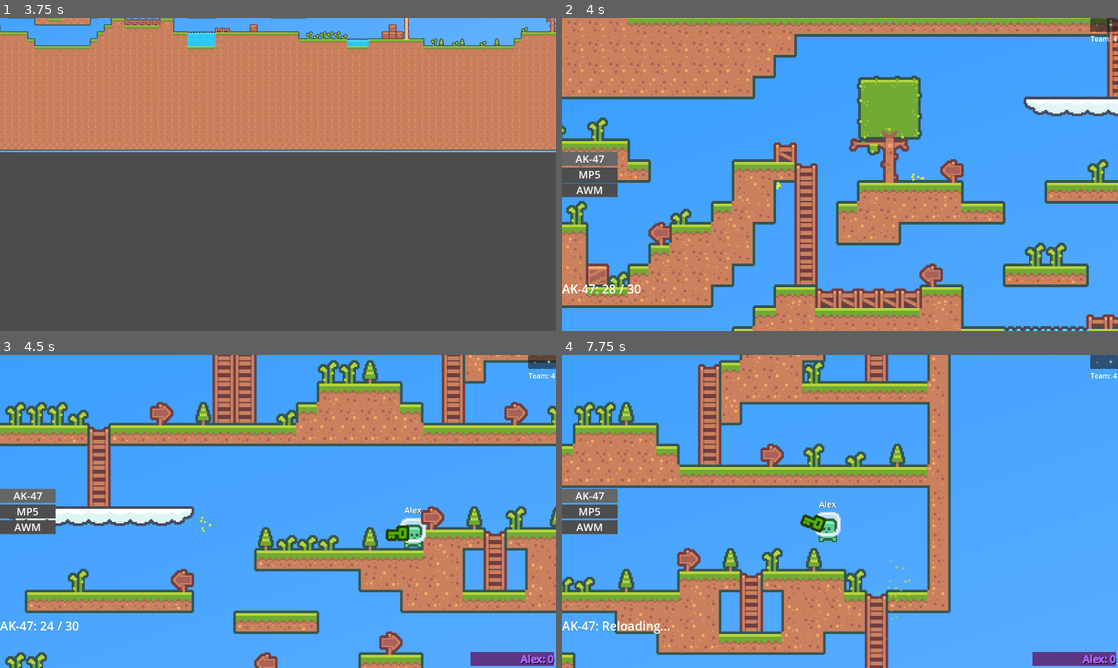
Above: before the commit, frames 1-4 (two rows, left to right).
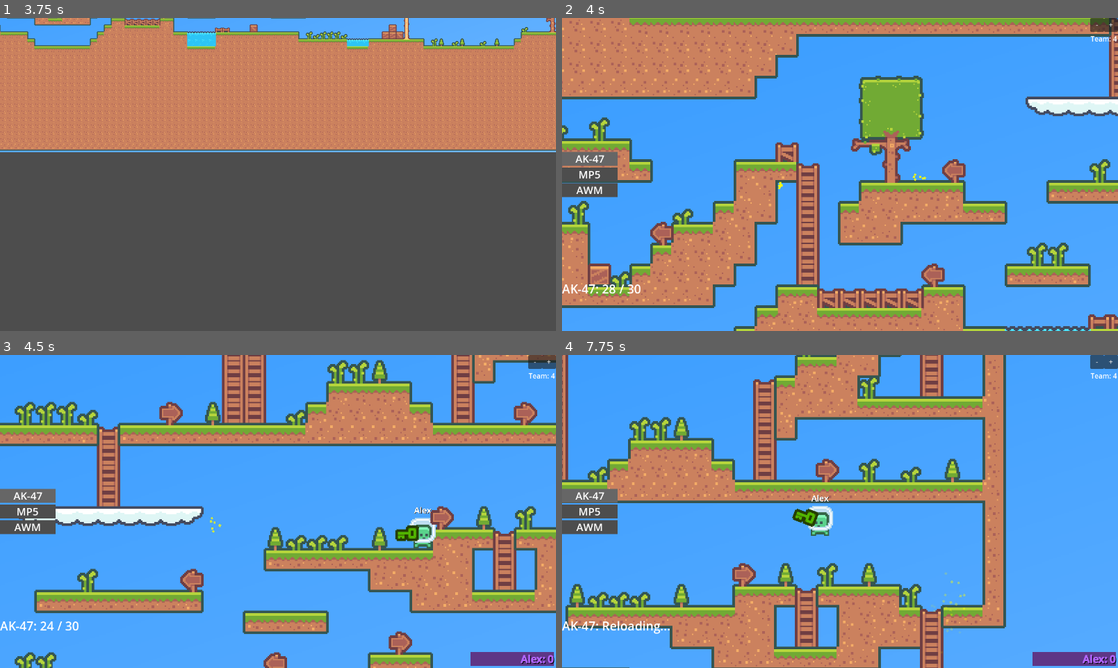
Above: after the commit, the same moments.

Repository: F1zzy31f/Glob-Game
Game: Godot game, scene res://scenes/MainMenu.tscn
The game is run twice, just before and just after one commit, with the same random seed, the same clock (stepped at 60 frames per second) and the same inputs.
Inputs (mouse positions are in pixels of both pictures, inside the frame that each line leads up to):
- Up to frame 1 (3.75 s): click (278, 136) at 0.52 s; type "Alex" at 0.6 s; click "Play" at 1.25 s; click (278, 136) at 2.02 s; type "12" at 2.1 s; click "Host Game" at 2.75 s; tap Enter at 3.5 s; move the mouse to (400, 158) at 3.52 s; press the mouse at (400, 158) at 3.53 s; hold D (move_right) from 3.53 s (still down)
- Up to frame 2 (4 s): keep holding D (move_right); tap Space (jump) at 3.77 s
- Up to frame 3 (4.5 s): keep holding D (move_right); move the mouse to (166, 527) at 4.27 s; release the mouse at (166, 527) at 4.28 s; click (166, 527) at 4.35 s
- Up to frame 4 (7.75 s): tap Space (jump) at 4.52, 6.02, 6.77, 7.52 s; move the mouse to (895, 442) at 5.02 s; release D (move_right) at 5.03 s; press the mouse at (895, 442) at 5.03 s; hold A (move_left) 5.03-5.78 s; move the mouse to (812, 574) at 5.77 s; release the mouse at (812, 574) at 5.78 s; hold D (move_right) 5.78-7.28 s; click (812, 574) at 5.85 s; move the mouse to (1006, 558) at 6.52 s; press the mouse at (1006, 558) at 6.53 s; tap R (reload) at 7.15 s; move the mouse to (673, 464) at 7.27 s; release the mouse at (673, 464) at 7.28 s; hold A (move_left) from 7.28 s (still down); click (673, 464) at 7.35 s

Frame 1 is identical in both runs. In frame 2, 9.5% of the frame differs, in the area x 0-100%, y 0-100%; in frame 3, 18%; in frame 4, 43%, in the area x 0-80%, y 0-100%.

Commit message:
Reduce average walk speed

Diff:
--- a/scripts/Player.gd
+++ b/scripts/Player.gd
@@ -3,7 +3,7 @@
 @export var dormant = false
 @export var username = ""
 
-@export var speed = 128
+@export var speed = 96
 @export var jump_height = 48
 @export var climb_speed = 128
 @export var health = 0
